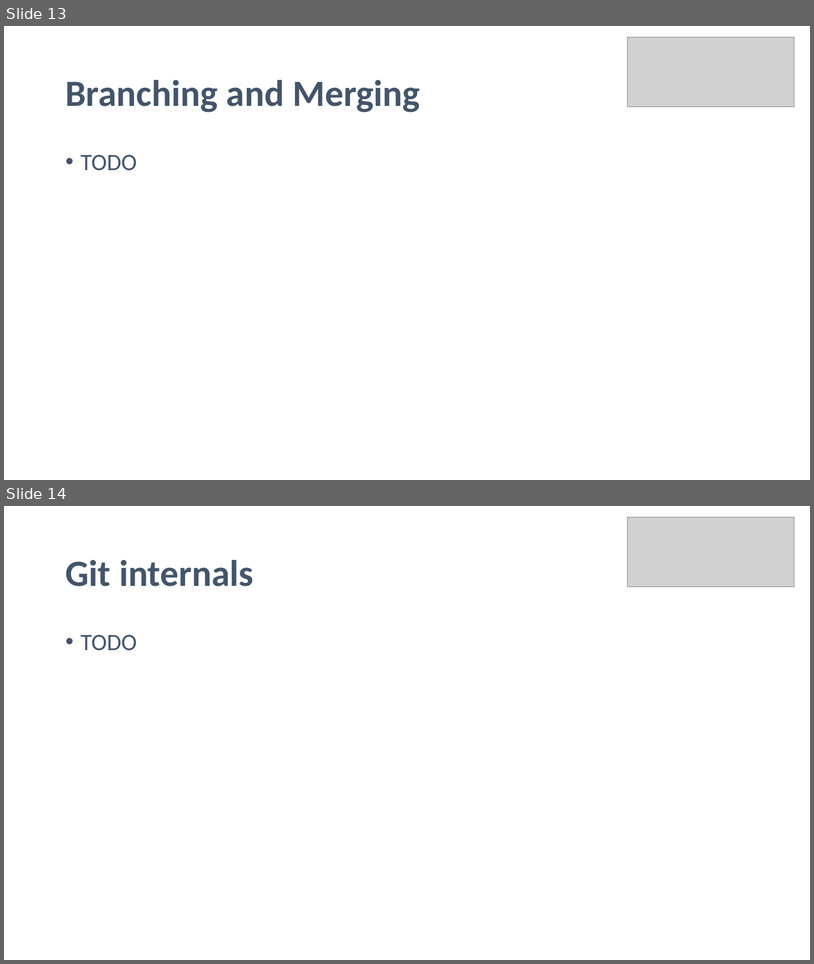
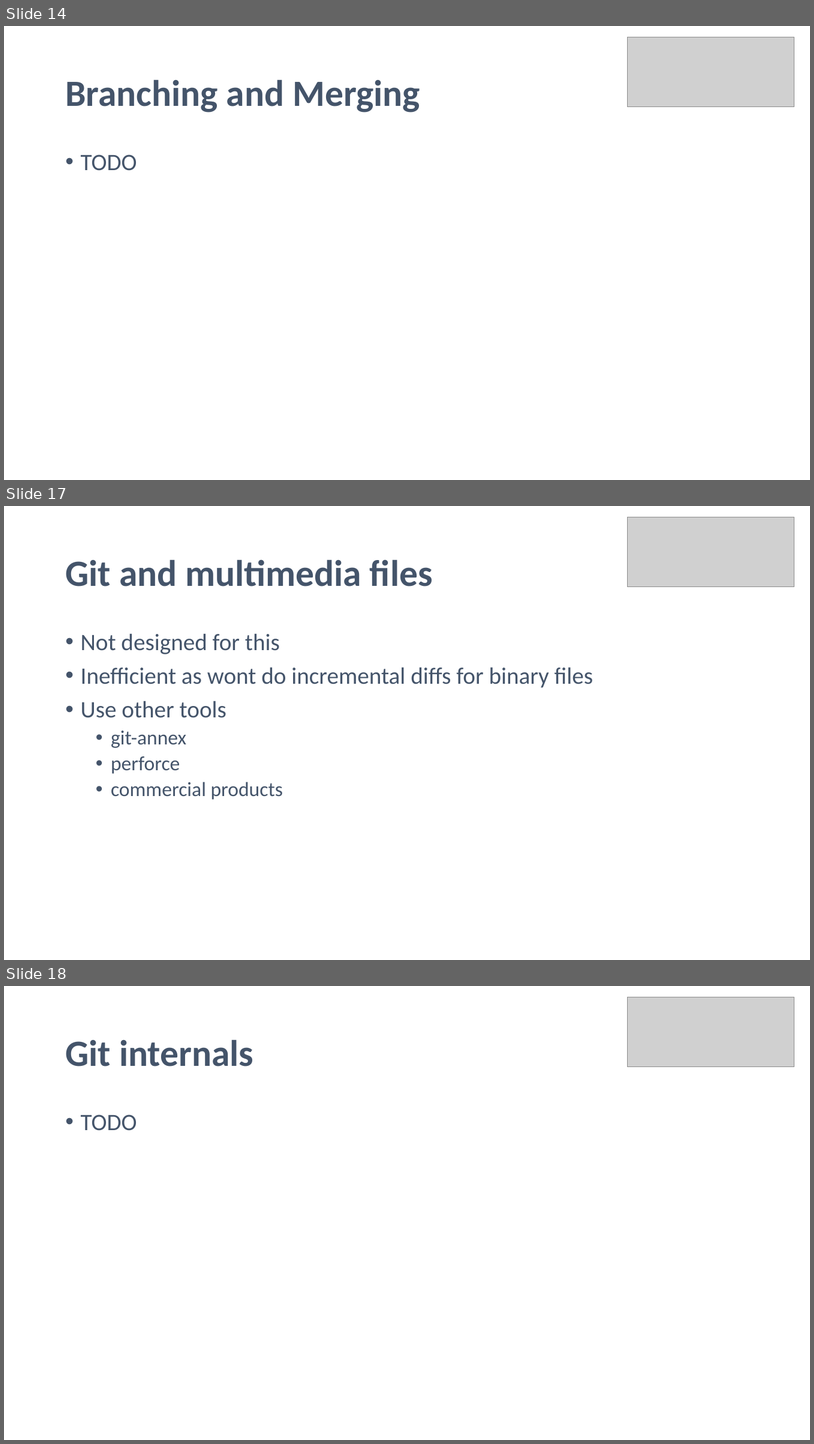
Before and after one commit to noelmcgrath/GitPresentation, a slide deck: Introduction to Git and GitHub.pptx. Shown one above the other, each under a label of ours: slides 13 and 14 before the commit, slides 14, 17 and 18 after it; the slides between them are not shown. The pictures are 814x964 and 814x1444 pixels, drawn with LibreOffice and Linux fonts; fonts in the diff are those of the drawing; grey boxes stand for pictures. Boxes give left, top, right and bottom in pixels: in the first picture for what was removed or moved away, otherwise in the second. Text is boxed around its words. In the diff, an @@ line names an element or a change of style, - is before the commit and + after.

```diff
--- a/Introduction to Git and GitHub.pptx
+++ b/Introduction to Git and GitHub.pptx
@@ slide 17 added at <box>4,506,810,960</box>, background #FFFFFF @@
@@ picture added at <box>629,517,795,587</box> @@
@@ title added at <box>65,559,433,586</box>, 44 pt, text #44546A, bold @@
+Git and multimedia files
@@ text added at <box>81,633,593,799</box>, 28 pt, text #44546A @@
+• Not designed for this
+• Inefficient as wont do incremental diffs for binary files
+• Use other tools
+  • git-annex
+  • perforce
+  • commercial products
@@ what was slide 13 is now slide 14 @@
@@ what was slide 14 is now slide 18 @@
```
Also in this commit, not shown: 6 slides changed, 3 other slides added.
